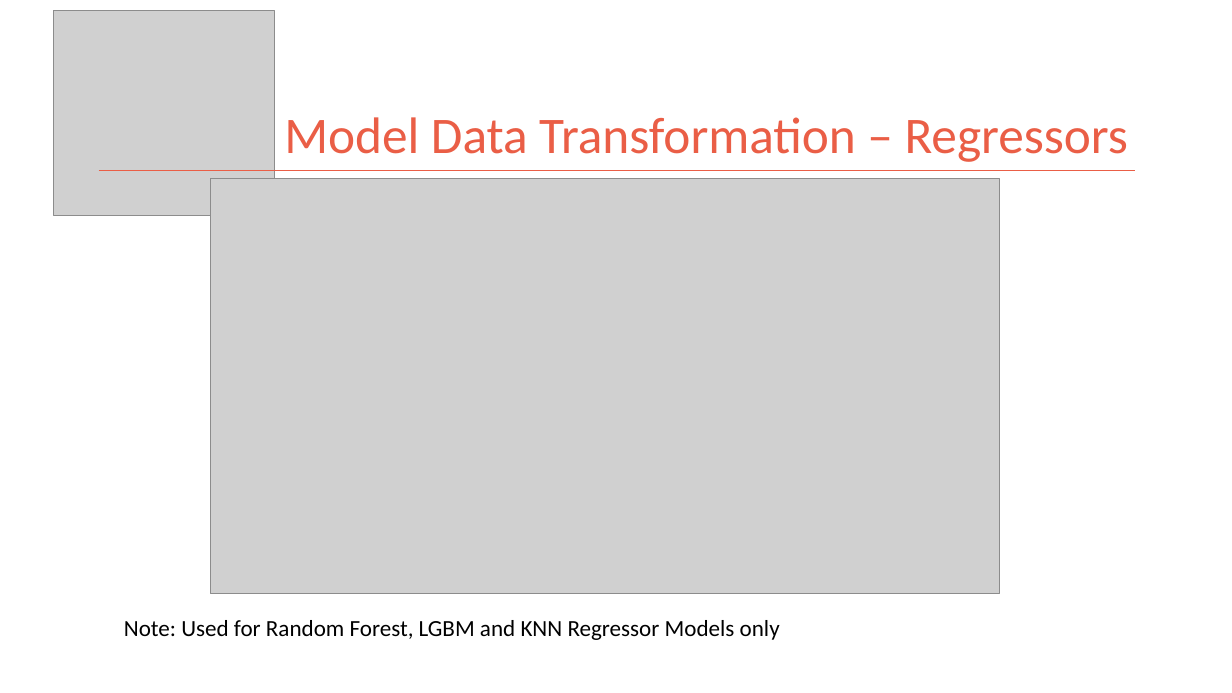
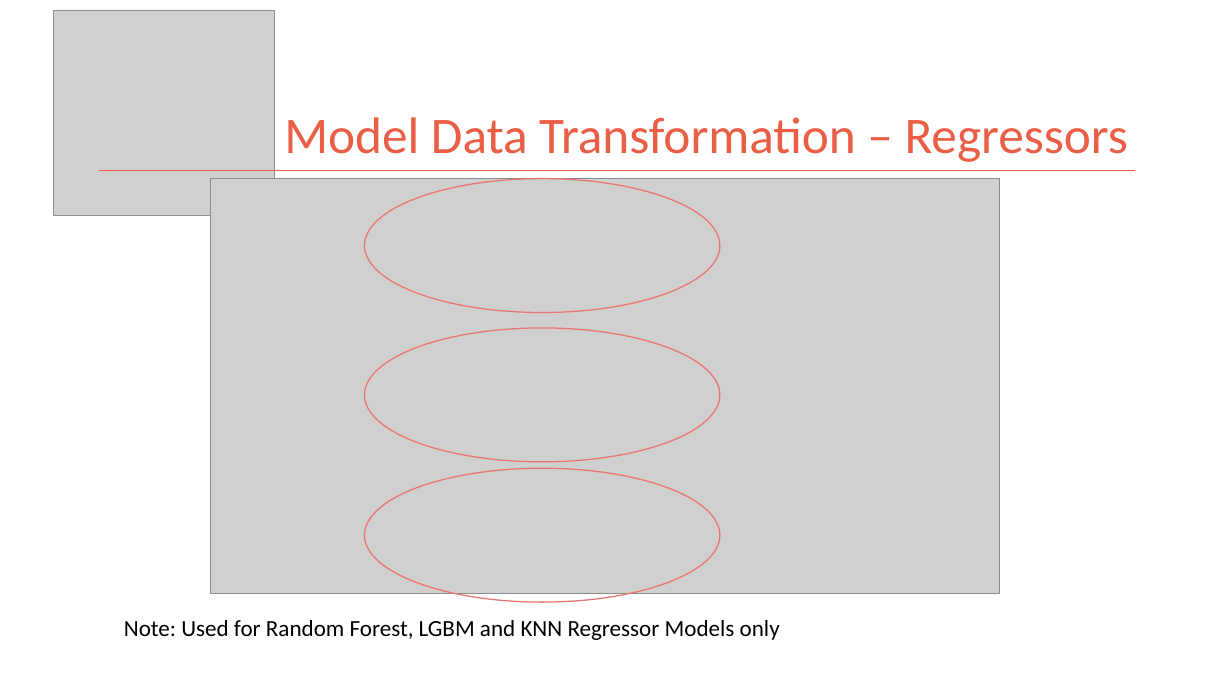
Before and after one commit to kman4/AirbnbPredictions, a slide deck: slide 10 of Airbnb Price Predictions (Model).pptx. Drawn at 1232x693 pixels with LibreOffice and Linux fonts; fonts in the diff are those of the drawing; grey boxes stand for pictures. Boxes give left, top, right and bottom in pixels: in the first picture for what was removed or moved away, otherwise in the second. Text is boxed around its words. In the diff, an @@ line names an element or a change of style, - is before the commit and + after.

```diff
--- a/Airbnb Price Predictions (Model).pptx
+++ b/Airbnb Price Predictions (Model).pptx
@@ ellipse added at (364, 178, 720, 312), outline #E87572 1 pt @@
@@ ellipse added at (364, 328, 720, 462), outline #E87572 1 pt @@
@@ ellipse added at (364, 469, 720, 603), outline #E87572 1 pt @@
```
Also in this commit, not shown: 2 other slides changed.
